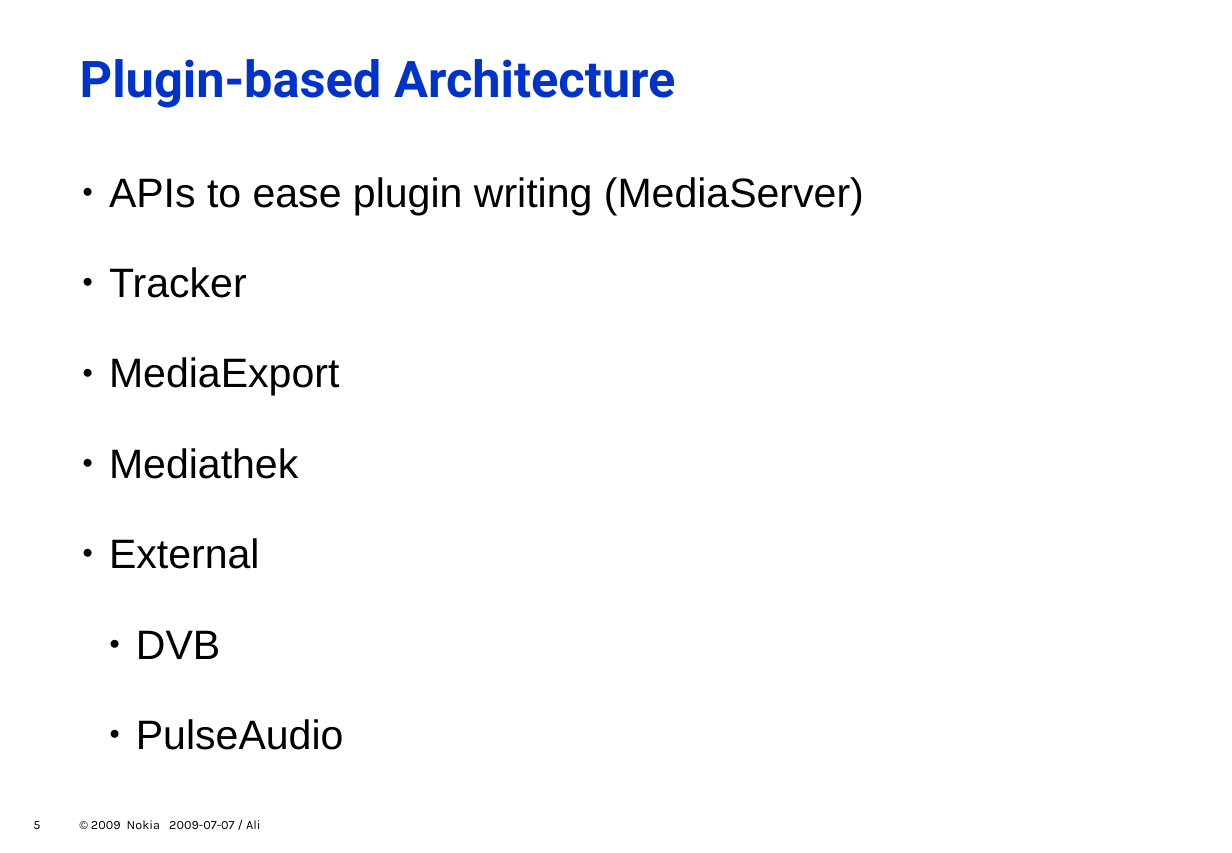
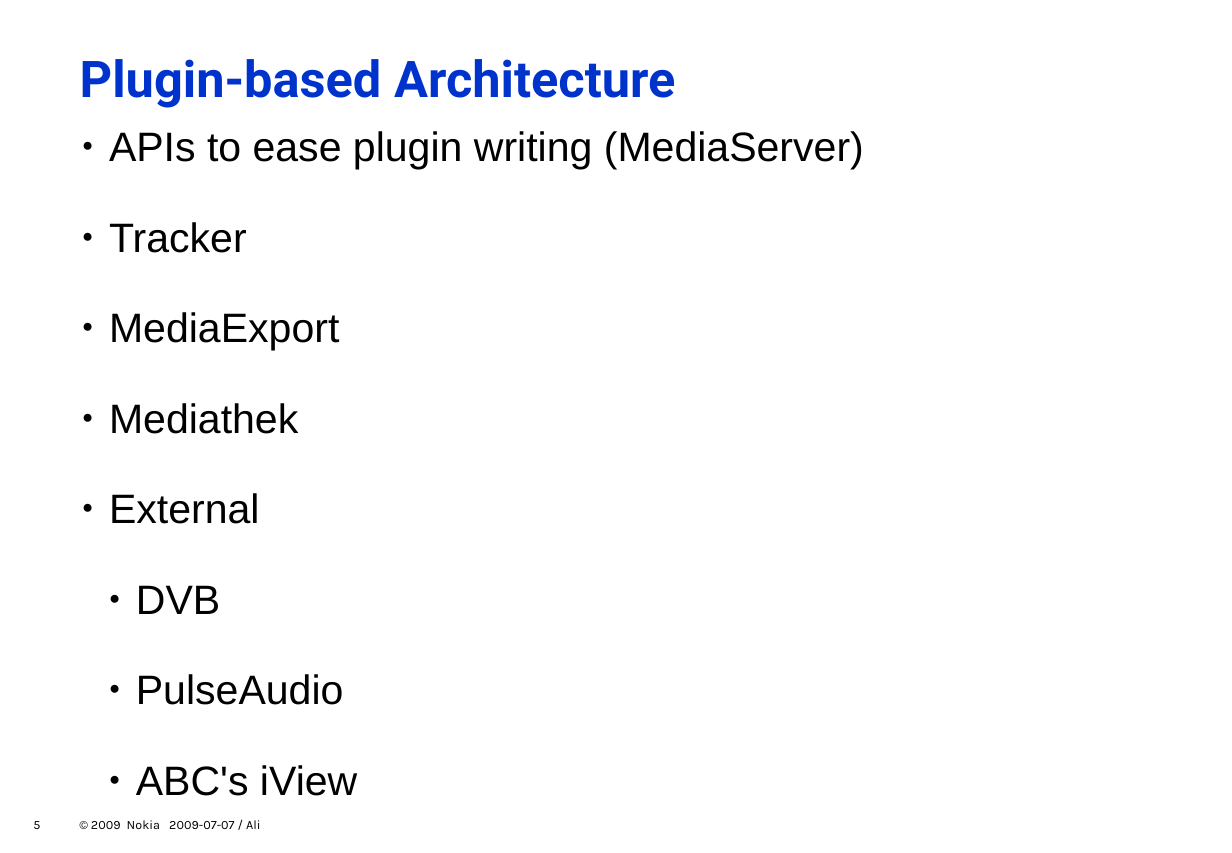
Before and after one commit to zeenix/rygel-presentation-2009, a slide deck: slide 5 of slides.odp. Drawn at 1232x853 pixels with LibreOffice and Linux fonts; fonts in the diff are those of the drawing; background and template pictures are left out. Boxes give left, top, right and bottom in pixels: in the first picture for what was removed or moved away, otherwise in the second. Text is boxed around its words. In the diff, an @@ line names an element or a change of style, - is before the commit and + after.

Commit message:
Add "iView" to list of plugins

```diff
--- a/slides.odp
+++ b/slides.odp
@@ text "APIs to ease plugin writing ...": place and size @@
-text "APIs to ease plugin writing ..." at (109,177,864,750)
+text "APIs to ease plugin writing ..." at (109,131,864,796)
@@ text at (136,765,357,796): paragraph added @@
+      ● ABC's iView
```
